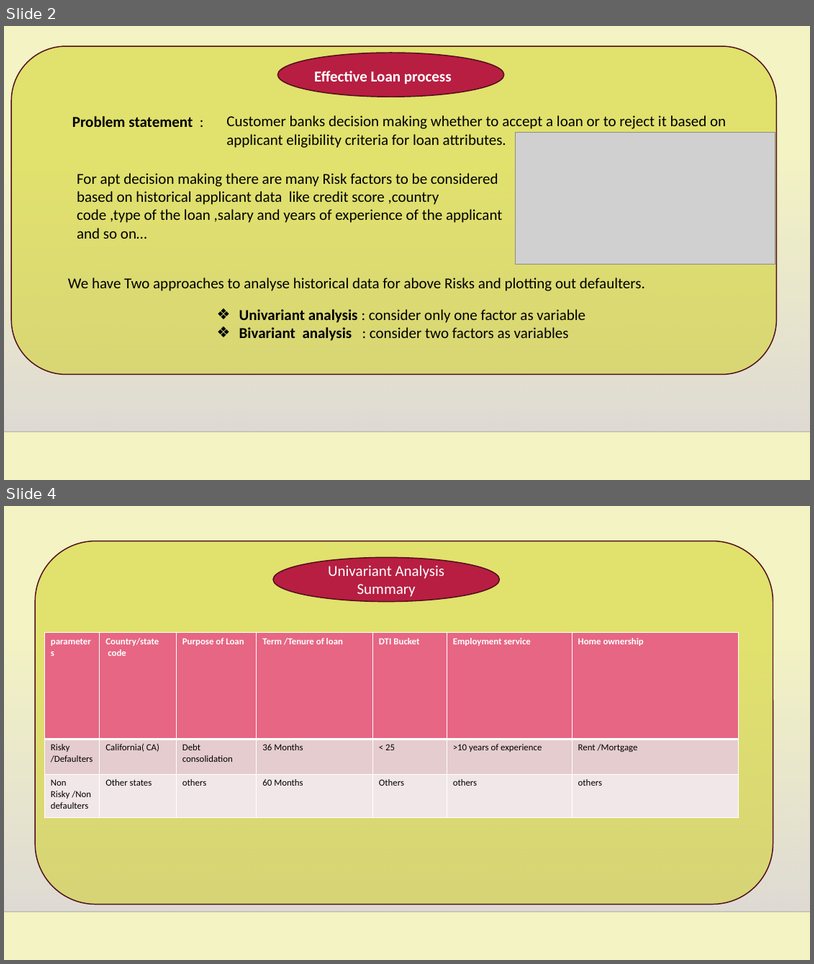
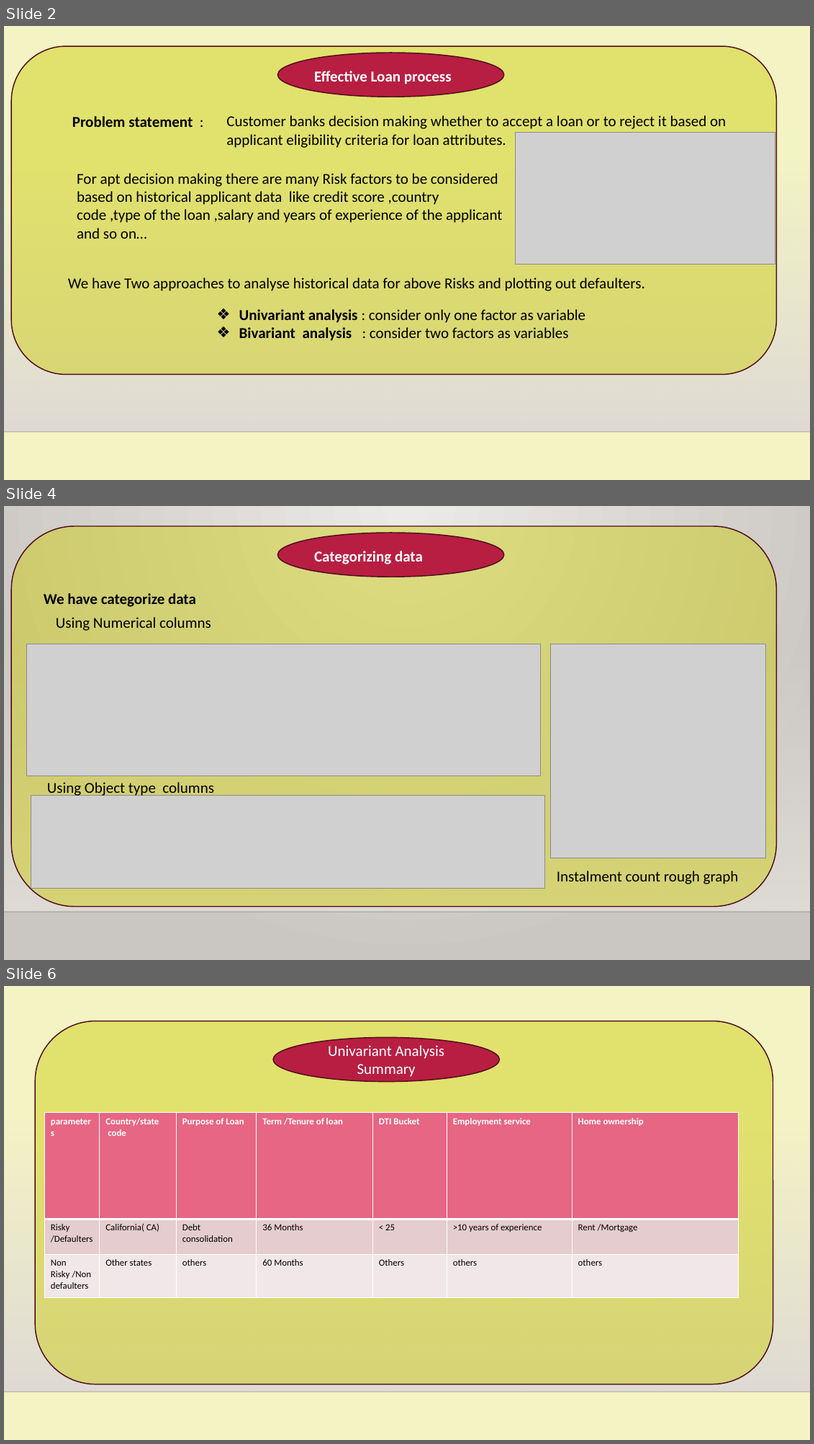
Before and after one commit to anandbanshi123/Submission_Lending_Club_Case_Study, a slide deck: Accelerating Loan Approvals.pptx. Shown one above the other, each under a label of ours: slides 2 and 4 before the commit, slides 2, 4 and 6 after it; the slides between them are not shown. The pictures are 814x964 and 814x1444 pixels, drawn with LibreOffice and Linux fonts; fonts in the diff are those of the drawing; grey boxes stand for pictures; background and template pictures are left out. Boxes give left, top, right and bottom in pixels: in the first picture for what was removed or moved away, otherwise in the second. Text is boxed around its words. In the diff, an @@ line names an element or a change of style, - is before the commit and + after.

```diff
--- a/Accelerating Loan Approvals.pptx
+++ b/Accelerating Loan Approvals.pptx
@@ slide 4 added at [4, 506, 810, 960], background gradient #ECEAE7 to #CAC7C1; not listed: 2 template elements that a slide beside it also shows @@
@@ rounded rectangle added at [11, 526, 777, 906], fill #CCCC00 at 44% opacity, outline #500D1D 1.25 pt @@
@@ ellipse added at [278, 533, 504, 577], fill #B71E42, outline #500D1D 1.25 pt @@
@@ text added at [314, 551, 423, 564], 18 pt, text #FFFFFF, bold @@
+Categorizing data
@@ text added at [44, 593, 196, 607], 18 pt, text #000000, bold @@
+We have categorize data
@@ text added at [56, 617, 211, 631], 18 pt, text #000000 @@
+Using Numerical columns
@@ picture added at [26, 644, 540, 776] @@
@@ picture added at [551, 644, 766, 858] @@
@@ text added at [47, 782, 214, 797], 18 pt, text #000000 @@
+Using Object type columns
@@ picture added at [31, 795, 545, 888] @@
@@ text added at [557, 870, 739, 884], 18 pt, text #000000 @@
+Instalment count rough graph
@@ what was slide 4 is now slide 6 @@
```
Also in this commit, not shown: 1 slide changed, 3 other slides added, 2 other files.
